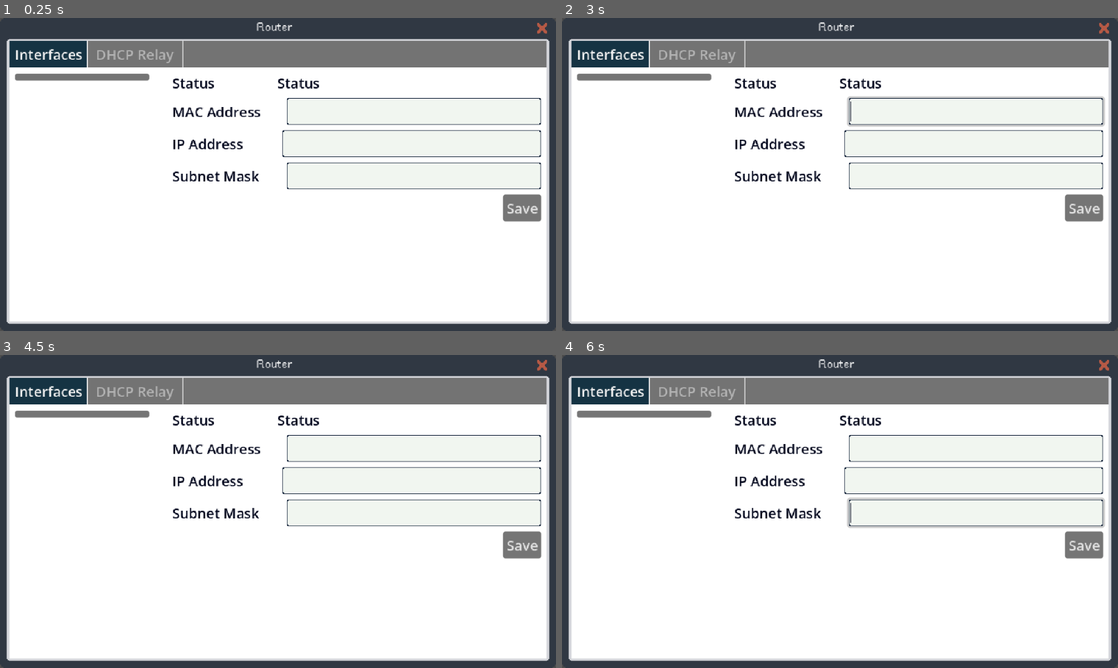
Above: before the commit, frames 1-4 (two rows, left to right).
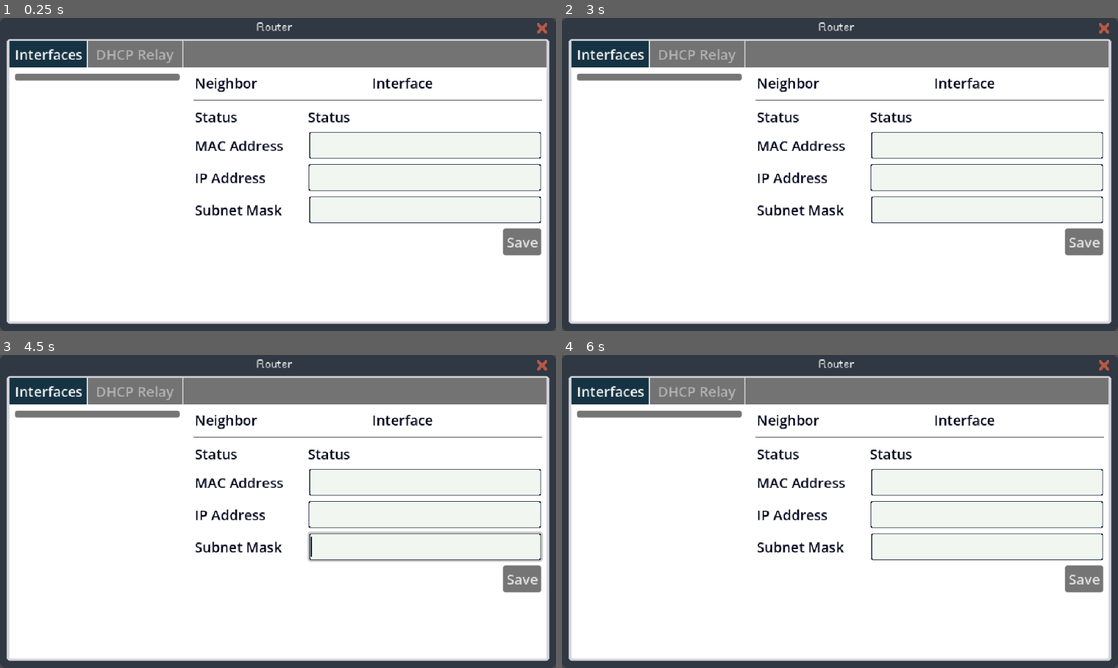
Above: after the commit, the same moments.

Repository: LutfiNR/troubleshooter
Game: Godot game, scene res://entities/device/router/desktop/router_desktop.tscn
Same seed, same stepped clock (60 frames per second), same inputs: the game is played once before the commit and once after it. This scene is started directly instead of the project's main scene.
Inputs (mouse positions are in pixels of both pictures, inside the frame that each line leads up to):
- Up to frame 1 (0.25 s): no input
- Up to frame 2 (3 s): tap Enter at 0.5 s; move the mouse to (962, 158) at 0.52 s; press the mouse at (962, 158) at 0.53 s; hold D (move_right) 0.53-1.25 s; release the mouse at (962, 158) at 1.25 s; click "Save" at 1.25 s; drag from (728, 190) to (812, 237) at 2.02 s; tap Space at 2.75 s; move the mouse to (895, 105) at 2.77 s; press the mouse at (895, 105) at 2.78 s; hold D (move_right) from 2.78 s (still down)
- Up to frame 3 (4.5 s): release D (move_right) at 3.5 s; release the mouse at (333, 442) at 3.5 s; tap Enter at 3.5 s; drag from (250, 574) to (111, 464) at 3.52 s; tap Space at 4.25 s; move the mouse to (444, 558) at 4.27 s; press the mouse at (444, 558) at 4.28 s; hold A (move_left) from 4.28 s (still down)
- Up to frame 4 (6 s): release A (move_left) at 5 s; release the mouse at (1006, 558) at 5 s; tap Enter at 5 s; drag from (673, 464) to (756, 433) at 5.02 s; tap Space at 5.75 s; move the mouse to (867, 511) at 5.77 s; press the mouse at (867, 511) at 5.78 s; hold S (move_down) from 5.78 s (still down)

The runs differ from the first frame. In frame 1, 5.7% of the frame differs, in the area x 26-98%, y 17-76%; in frame 2, 6.1%; in frame 3, 6.2%; in frame 4, 5.9%.

Commit message:
[fix][entities] computer setting and router desktop interfaces - display neighbor devices and interface information in router interface setting - fix get_interface in computer setting

Diff:
--- a/entities/device/computer/desktop/app/pc_setting_app.gd
+++ b/entities/device/computer/desktop/app/pc_setting_app.gd
@@ -32,7 +32,7 @@
 	gateway_input.text = device.default_gateway
 	primary_dns_input.text = device.dns_server
 
-	var main_iface = device.get_main_interface()
+	var main_iface = device.get_interface()
 	if main_iface:
 		ip_address_input.text = main_iface.export_ip_address
 		subnet_mask_input.text = main_iface.export_subnet_mask
--- a/entities/device/router/desktop/interfaces.gd
+++ b/entities/device/router/desktop/interfaces.gd
@@ -1,7 +1,8 @@
 extends TabBar
 
 @export var interface_list: ItemList
-
+@export var neighbor_device_label: Label
+@export var neighbor_interface_label: Label
 @export var interface_status: Label
 @export var mac_address: LineEdit
 @export var ip_address: LineEdit
@@ -46,8 +47,12 @@
 func _on_interface_list_item_selected(index: int) -> void:
 	current_selected_index = index
 	var selected_iface: NetworkInterface = interface_list.get_item_metadata(index)
+	var device: RouterDevice = NetworkDeviceManager.get_device_data(target_device_id)
+	var neighbor_device: NetworkDevice = NetworkDeviceManager.get_device_data(device.get_neighbor(selected_iface.id).device_b_id)
 
 	if selected_iface:
+		neighbor_device_label.text = neighbor_device.hostname
+		neighbor_interface_label.text = device.get_neighbor(selected_iface.id).interface_b_id
 		interface_status.text = "Plugged" if selected_iface.is_up() else "Unplugged"
 
 		if selected_iface.is_up():
--- a/entities/device/router/desktop/router_desktop.tscn
+++ b/entities/device/router/desktop/router_desktop.tscn
@@ -103,11 +103,13 @@
 theme_override_styles/tab_selected = SubResource("StyleBoxFlat_7ipaw")
 current_tab = 0
 
-[node name="Interfaces" type="TabBar" parent="UIContainer/TabContainer" unique_id=1777122453 node_paths=PackedStringArray("interface_list", "interface_status", "mac_address", "ip_address", "subnet_mask")]
+[node name="Interfaces" type="TabBar" parent="UIContainer/TabContainer" unique_id=1777122453 node_paths=PackedStringArray("interface_list", "neighbor_device_label", "neighbor_interface_label", "interface_status", "mac_address", "ip_address", "subnet_mask")]
 layout_mode = 2
 tab_alignment = 1
 script = ExtResource("4_kbl0u")
 interface_list = NodePath("ItemList")
+neighbor_device_label = NodePath("EditorContainer/HBoxContainer5/Neighbor")
+neighbor_interface_label = NodePath("EditorContainer/HBoxContainer5/Interface")
 interface_status = NodePath("EditorContainer/HBoxContainer4/InterfaceStatus")
 mac_address = NodePath("EditorContainer/HBoxContainer/MAC")
 ip_address = NodePath("EditorContainer/HBoxContainer2/IP")
@@ -118,7 +120,7 @@
 layout_mode = 0
 offset_left = 6.0
 offset_top = 7.0
-offset_right = 161.0
+offset_right = 196.0
 offset_bottom = 15.0
 theme_override_colors/font_color = Color(1, 1, 1, 1)
 auto_height = true
@@ -129,7 +131,7 @@
 anchor_left = 1.0
 anchor_right = 1.0
 anchor_bottom = 1.0
-offset_left = -431.0
+offset_left = -405.0
 offset_top = 6.0
 offset_right = -6.0
 offset_bottom = -7.0
@@ -137,6 +139,37 @@
 grow_vertical = 2
 theme_override_constants/separation = 6
 
+[node name="HBoxContainer5" type="HBoxContainer" parent="UIContainer/TabContainer/Interfaces/EditorContainer" unique_id=1632054946]
+layout_mode = 2
+theme_override_constants/separation = 8
+
+[node name="Label" type="Label" parent="UIContainer/TabContainer/Interfaces/EditorContainer/HBoxContainer5" unique_id=198750683]
+layout_mode = 2
+size_flags_horizontal = 0
+theme_override_colors/font_color = Color(0.011764706, 0.02745098, 0.11372549, 1)
+text = "Neighbor"
+
+[node name="Neighbor" type="Label" parent="UIContainer/TabContainer/Interfaces/EditorContainer/HBoxContainer5" unique_id=1217031931]
+layout_mode = 2
+size_flags_horizontal = 2
+theme_override_colors/font_color = Color(0, 0.5019608, 0, 1)
+horizontal_alignment = 2
+
+[node name="Label2" type="Label" parent="UIContainer/TabContainer/Interfaces/EditorContainer/HBoxContainer5" unique_id=1524949635]
+layout_mode = 2
+size_flags_horizontal = 0
+theme_override_colors/font_color = Color(0.011764706, 0.02745098, 0.11372549, 1)
+text = "Interface"
+
+[node name="Interface" type="Label" parent="UIContainer/TabContainer/Interfaces/EditorContainer/HBoxContainer5" unique_id=2054840009]
+layout_mode = 2
+size_flags_horizontal = 2
+theme_override_colors/font_color = Color(0, 0.5019608, 0, 1)
+horizontal_alignment = 2
+
+[node name="HSeparator" type="HSeparator" parent="UIContainer/TabContainer/Interfaces/EditorContainer" unique_id=2142112119]
+layout_mode = 2
+
 [node name="HBoxContainer4" type="HBoxContainer" parent="UIContainer/TabContainer/Interfaces/EditorContainer" unique_id=542469247]
 layout_mode = 2
 theme_override_constants/separation = 72
@@ -144,7 +177,7 @@
 [node name="Label" type="Label" parent="UIContainer/TabContainer/Interfaces/EditorContainer/HBoxContainer4" unique_id=1479409578]
 layout_mode = 2
 theme_override_colors/font_color = Color(0.011764706, 0.02745098, 0.11372549, 1)
-text = "Status"
+text = "Status  "
 
 [node name="InterfaceStatus" type="Label" parent="UIContainer/TabContainer/Interfaces/EditorContainer/HBoxContainer4" unique_id=1143870662]
 layout_mode = 2
@@ -178,7 +211,7 @@
 layout_mode = 2
 size_flags_horizontal = 0
 theme_override_colors/font_color = Color(0.011764706, 0.02745098, 0.11372549, 1)
-text = "IP Address"
+text = "IP Address "
 
 [node name="IP" type="LineEdit" parent="UIContainer/TabContainer/Interfaces/EditorContainer/HBoxContainer2" unique_id=825211844]
 layout_mode = 2
--- a/resources/correct_configuration/router/fa0-2.tres
+++ b/resources/correct_configuration/router/fa0-2.tres
@@ -4,9 +4,9 @@
 
 [resource]
 script = ExtResource("1_exww5")
-id = "fa0/3"
+id = "fa0/2"
 mac_address = "d8:07:c4:db:8b:d7"
 state = 1
-export_ip_address = "192.168.1.4"
+export_ip_address = "192.168.1.3"
 export_subnet_mask = "255.255.255.0"
 metadata/_custom_type_script = "uid://8a1egdjtlndj"
--- a/resources/correct_configuration/router/fa0-3.tres
+++ b/resources/correct_configuration/router/fa0-3.tres
@@ -4,9 +4,9 @@
 
 [resource]
 script = ExtResource("1_3tuf1")
-id = "fa0/0"
-mac_address = "75:50:a9:f5:da:5b"
+id = "fa0/3"
+mac_address = "93:fe:c4:c6:f6:fd"
 state = 1
-export_ip_address = "192.168.1.1"
+export_ip_address = "192.168.1.4"
 export_subnet_mask = "255.255.255.0"
 metadata/_custom_type_script = "uid://8a1egdjtlndj"
--- /dev/null
+++ b/resources/correct_configuration/router/neighbor/sw_acc.tres
@@ -0,0 +1,10 @@
+[gd_resource type="Resource" script_class="NeighborhoodData" format=3 uid="uid://d0kn726l1opj0"]
+
+[ext_resource type="Script" uid="uid://cc0e76v5yg2wt" path="res://components/network_connection/neighborhood_data.gd" id="1_ry873"]
+
+[resource]
+script = ExtResource("1_ry873")
+interface = "fa0/1"
+device_b_id = "switch_1"
+interface_b_id = "fa0/0"
+metadata/_custom_type_script = "uid://cc0e76v5yg2wt"
--- /dev/null
+++ b/resources/correct_configuration/router/neighbor/sw_it.tres
@@ -0,0 +1,10 @@
+[gd_resource type="Resource" script_class="NeighborhoodData" format=3 uid="uid://jqayjuj64sl5"]
+
+[ext_resource type="Script" uid="uid://cc0e76v5yg2wt" path="res://components/network_connection/neighborhood_data.gd" id="1_px7vr"]
+
+[resource]
+script = ExtResource("1_px7vr")
+interface = "fa0/0"
+device_b_id = "switch_0"
+interface_b_id = "fa0/0"
+metadata/_custom_type_script = "uid://cc0e76v5yg2wt"
--- /dev/null
+++ b/resources/correct_configuration/router/neighbor/sw_media.tres
@@ -0,0 +1,10 @@
+[gd_resource type="Resource" script_class="NeighborhoodData" format=3 uid="uid://uoe70lti80t5"]
+
+[ext_resource type="Script" uid="uid://cc0e76v5yg2wt" path="res://components/network_connection/neighborhood_data.gd" id="1_h86yk"]
+
+[resource]
+script = ExtResource("1_h86yk")
+interface = "fa0/2"
+device_b_id = "switch_2"
+interface_b_id = "fa0/0"
+metadata/_custom_type_script = "uid://cc0e76v5yg2wt"
--- /dev/null
+++ b/resources/correct_configuration/router/neighbor/sw_sales.tres
@@ -0,0 +1,10 @@
+[gd_resource type="Resource" script_class="NeighborhoodData" format=3 uid="uid://cpo33txh31rix"]
+
+[ext_resource type="Script" uid="uid://cc0e76v5yg2wt" path="res://components/network_connection/neighborhood_data.gd" id="1_4vn1i"]
+
+[resource]
+script = ExtResource("1_4vn1i")
+interface = "fa0/3"
+device_b_id = "switch_3"
+interface_b_id = "fa0/0"
+metadata/_custom_type_script = "uid://cc0e76v5yg2wt"
--- a/resources/correct_configuration/router/router.tres
+++ b/resources/correct_configuration/router/router.tres
@@ -1,20 +1,26 @@
 [gd_resource type="Resource" script_class="RouterDevice" format=3 uid="uid://b8q014mskqnfk"]
 
 [ext_resource type="Script" uid="uid://8a1egdjtlndj" path="res://components/network_interface/network_interface.gd" id="1_8u8i8"]
-[ext_resource type="Resource" uid="uid://cumbk1wb31g2g" path="res://resources/correct_configuration/router/fa0-0.tres" id="2_3edgs"]
 [ext_resource type="Script" uid="uid://b0an7h2vytnoi" path="res://components/network_device/router/router_device.gd" id="2_mlxqh"]
+[ext_resource type="Resource" uid="uid://dohb0fhahkoqc" path="res://resources/correct_configuration/router/fa0-0.tres" id="2_nunt1"]
 [ext_resource type="Resource" uid="uid://cumbk1wb31g2g" path="res://resources/correct_configuration/router/fa0-1.tres" id="3_q3027"]
 [ext_resource type="Resource" uid="uid://dkul76ecwgi6s" path="res://resources/correct_configuration/router/fa0-2.tres" id="4_ofqkw"]
+[ext_resource type="Script" uid="uid://cc0e76v5yg2wt" path="res://components/network_connection/neighborhood_data.gd" id="5_embar"]
 [ext_resource type="Resource" uid="uid://bkn13d7wmxfon" path="res://resources/correct_configuration/router/fa0-3.tres" id="5_mvod7"]
+[ext_resource type="Resource" uid="uid://d0kn726l1opj0" path="res://resources/correct_configuration/router/neighbor/sw_acc.tres" id="6_nunt1"]
+[ext_resource type="Resource" uid="uid://jqayjuj64sl5" path="res://resources/correct_configuration/router/neighbor/sw_it.tres" id="7_12kq3"]
+[ext_resource type="Resource" uid="uid://uoe70lti80t5" path="res://resources/correct_configuration/router/neighbor/sw_media.tres" id="8_y2u2n"]
+[ext_resource type="Resource" uid="uid://cpo33txh31rix" path="res://resources/correct_configuration/router/neighbor/sw_sales.tres" id="9_xj4k6"]
 
 [resource]
 script = ExtResource("2_mlxqh")
 interfaces = Dictionary[String, ExtResource("1_8u8i8")]({
-"fa0/0": ExtResource("2_3edgs"),
+"fa0/0": ExtResource("2_nunt1"),
 "fa0/1": ExtResource("3_q3027"),
 "fa0/2": ExtResource("4_ofqkw"),
 "fa0/3": ExtResource("5_mvod7")
 })
+neighbors = Array[ExtResource("5_embar")]([ExtResource("6_nunt1"), ExtResource("7_12kq3"), ExtResource("8_y2u2n"), ExtResource("9_xj4k6")])
 device_id = "router_0"
 hostname = "Router Main"
 power = 1
--- a/resources/correct_configuration/server_b/db_service/db_user.tres
+++ b/resources/correct_configuration/server_b/db_service/db_user.tres
@@ -7,6 +7,6 @@
 username = "kirin"
 password = "kirin123"
 privileges = {
-0: "ALL_PRIVILEGES"
+"kirin": ["ALL PRIVILEGES"]
 }
 metadata/_custom_type_script = "uid://yo2ch62adk5w"
